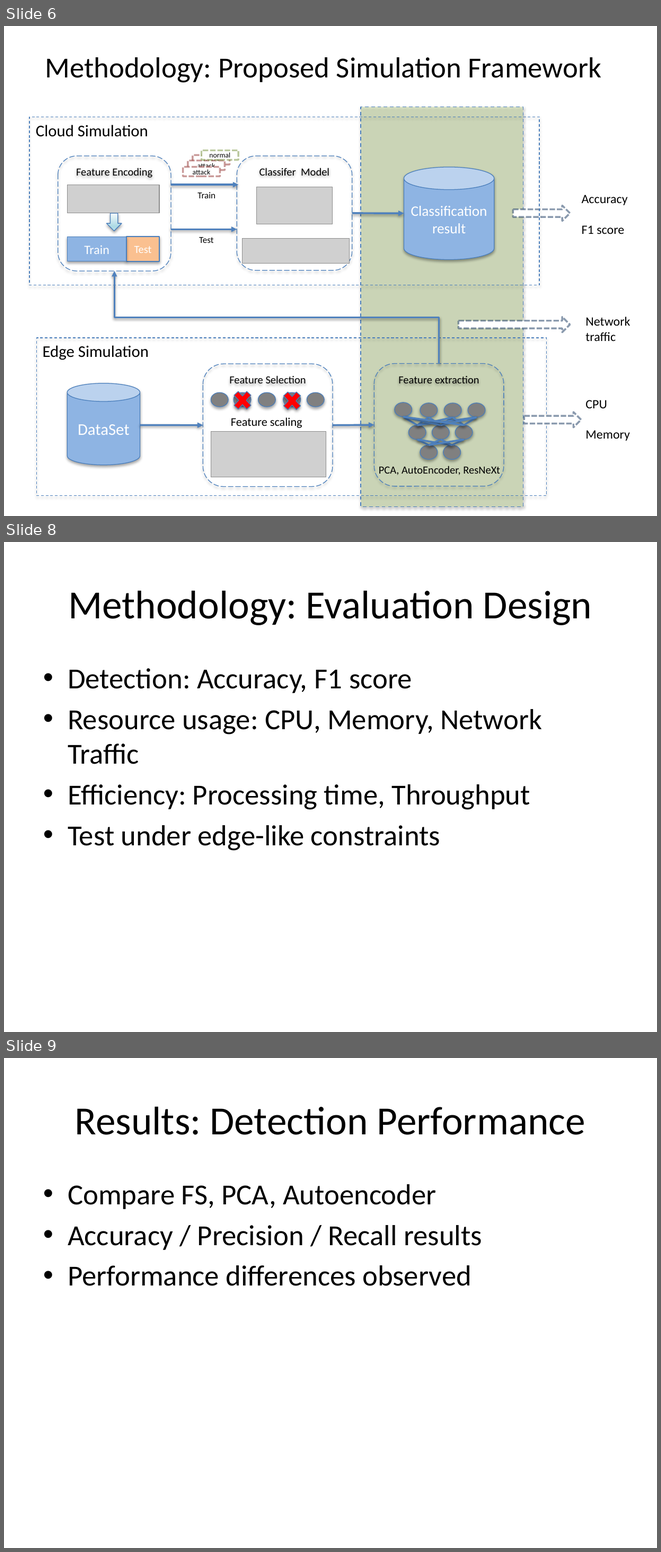
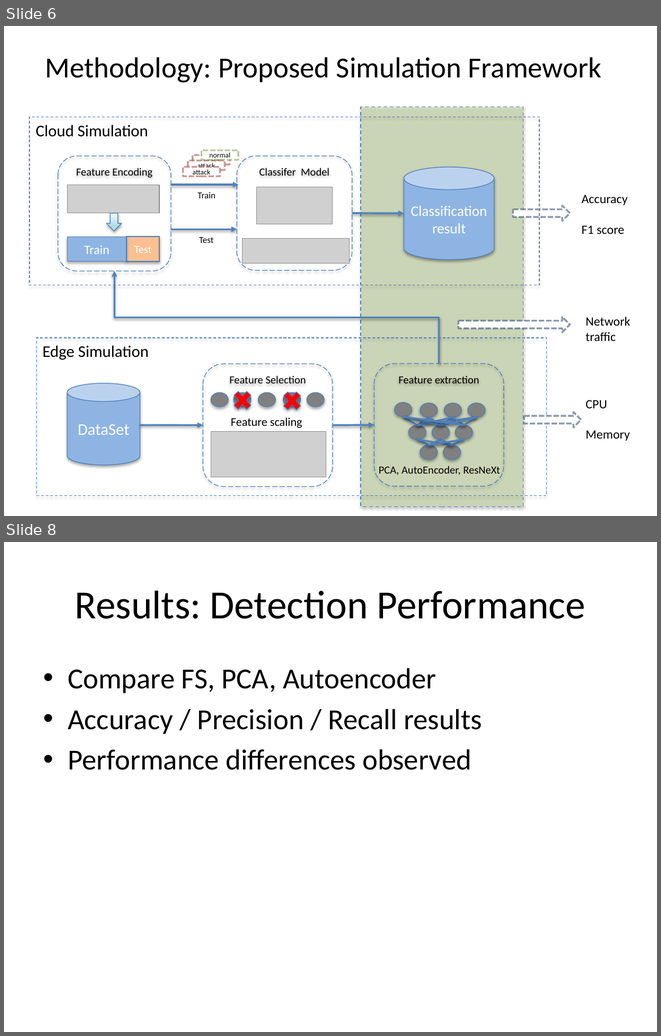
Before and after one commit to YMa10-ACS/Edge-IDS-Framework, a slide deck: Presentation/IoMT_IDS_Presentation.pptx. Shown one above the other, each under a label of ours: slides 6, 8 and 9 before the commit, slides 6 and 8 after it; the slides between them are not shown. The pictures are 661x1552 and 661x1036 pixels, drawn with LibreOffice and Linux fonts; fonts in the diff are those of the drawing; grey boxes stand for pictures. Boxes give left, top, right and bottom in pixels: in the first picture for what was removed or moved away, otherwise in the second. Text is boxed around its words. In the diff, an @@ line names an element or a change of style, - is before the commit and + after.

```diff
--- a/Presentation/IoMT_IDS_Presentation.pptx
+++ b/Presentation/IoMT_IDS_Presentation.pptx
@@ slide 8 removed at (4, 542, 657, 1032), background #FFFFFF @@
@@ title removed at (68, 590, 592, 625) @@
-Methodology: Evaluation Design
@@ text removed at (68, 668, 542, 850) @@
-• Detection: Accuracy, F1 score
-• Resource usage: CPU, Memory, Network Traffic
-• Efficiency: Processing time, Throughput
-• Test under edge-like constraints
@@ what was slide 9 is now slide 8 @@
```
Also in this commit, not shown: 3 slides changed, 14 other files.
